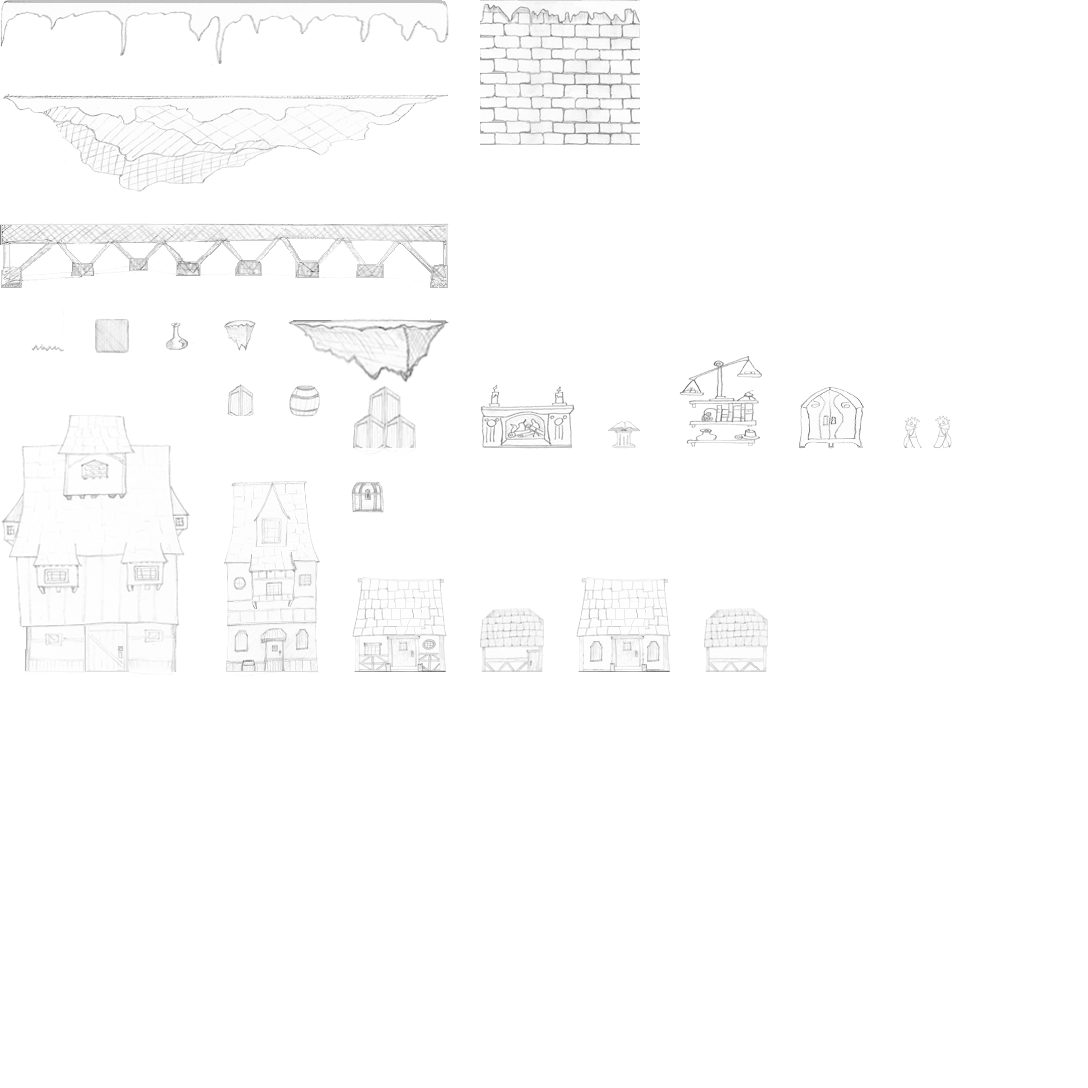
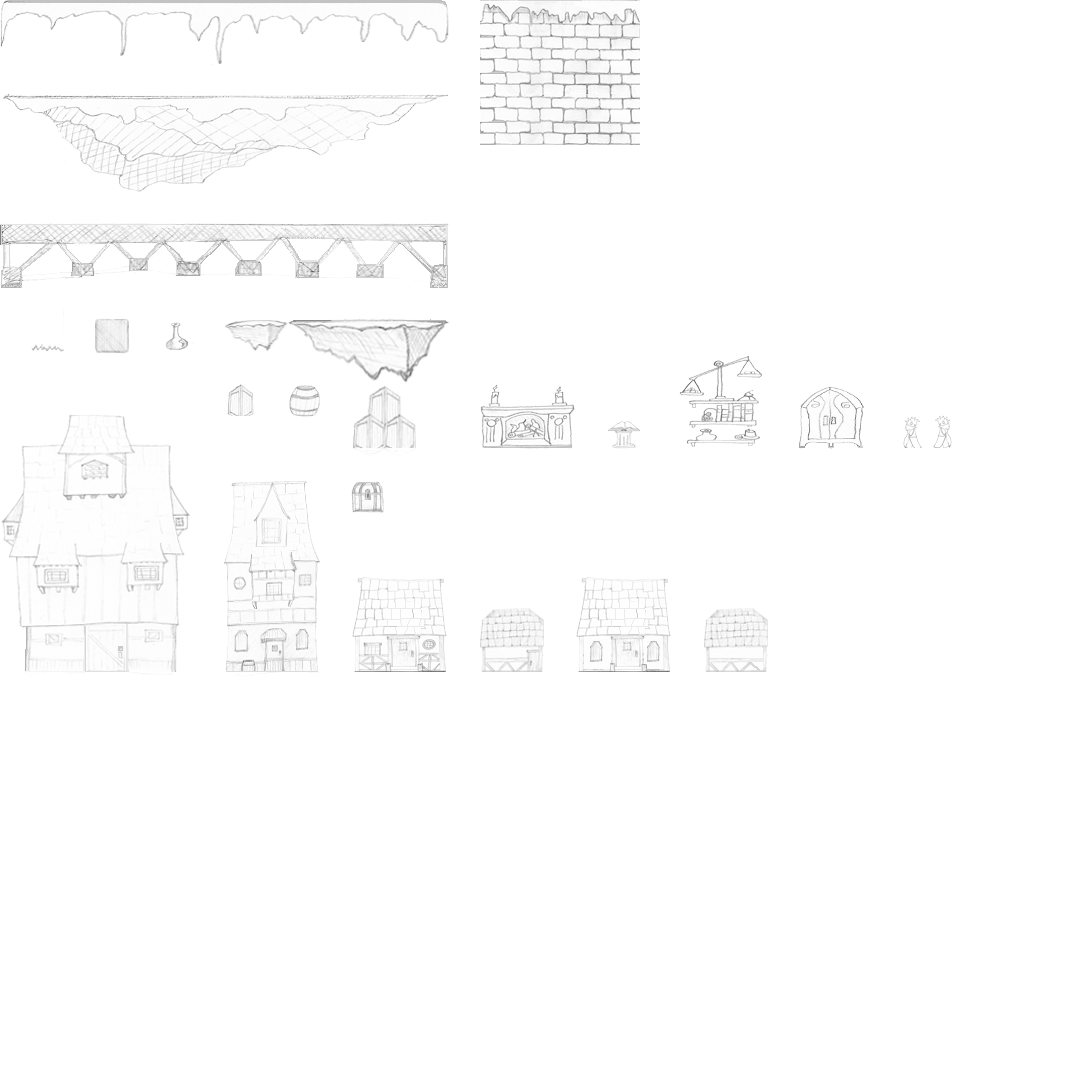
Revision of a layered 1088×1088 image; what changed, layer by layer:
painted on "Layer 0" over bbox(224, 320, 288, 351)
